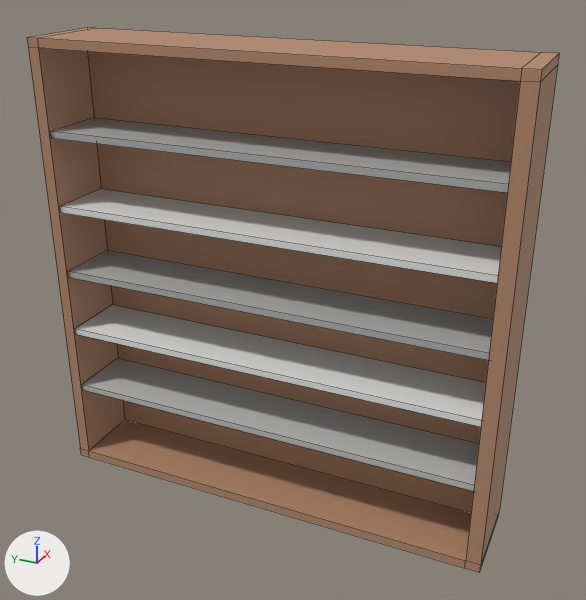
A saved change to the FBX model FBX/Bücherregal.fbx.
Before and after are seen from a camera (50 mm lens) standing at (-3.41, -2.21, 3.13) and looking at (0.38, -0.5, 1.24). Every picture has the same lights, and +X, +Y and +Z are marked at lower left. Mesh edges are drawn as thin lines. Where no turn or scale is listed for an object, it has been applied to the vertices.
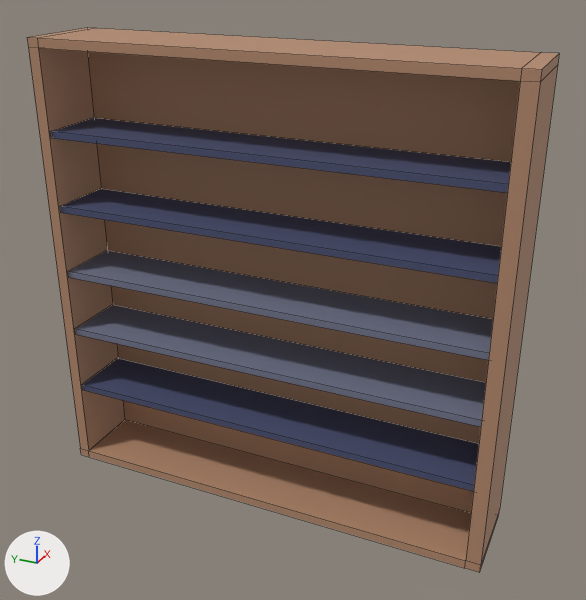
Changed parts and their boxes [x1, y1, x2, y2] in the pictures (586 x 600 px):
'Plane.001', recoloured (grey to blue): [83, 358, 479, 491] in both
'Plane', recoloured: [76, 305, 486, 427] in both
'Plane.002', recoloured: [69, 251, 493, 360] in both
'Plane.003', recoloured (grey to blue): [60, 189, 501, 283] in both
'Plane.004', recoloured (grey to blue): [51, 118, 511, 193] in both

Edits to the bpy script that builds the scene:
```text
Change mat_material_003:
    mat_material_003.base_color: (0.429, 0.429, 0.429) -> (0.063, 0.0762, 0.162)  # grey #afafaf -> dark blue #474e70
Change mat_material_004:
    mat_material_004.base_color: (0.507, 0.507, 0.507) -> (0.063, 0.0762, 0.162)  # grey #bdbdbd -> dark blue #474e70
Change mat_material_005:
    mat_material_005.base_color: (0.8, 0.8, 0.8) -> (0.162, 0.178, 0.262)  # white #e7e7e7 -> blue #70758c
Change mat_material_002:
    mat_material_002.base_color: (0.429, 0.429, 0.429) -> (0.162, 0.178, 0.262)  # grey #afafaf -> blue #70758c
Add mat_material:
    mat_material = principled_material('Material')
    mat_material.base_color = (0.063, 0.0762, 0.162)  # dark blue #474e70
    mat_material.roughness = 0.69
Change me_plane_003:
    where me_plane_003.from_pydata(...)  # 8 vertices, 6 faces; spans x -0.12..0.26, y -2.26..0.26, z -0.04..0.0
    add me_plane_003.materials.append(mat_material)  # dark blue #474e70
```
